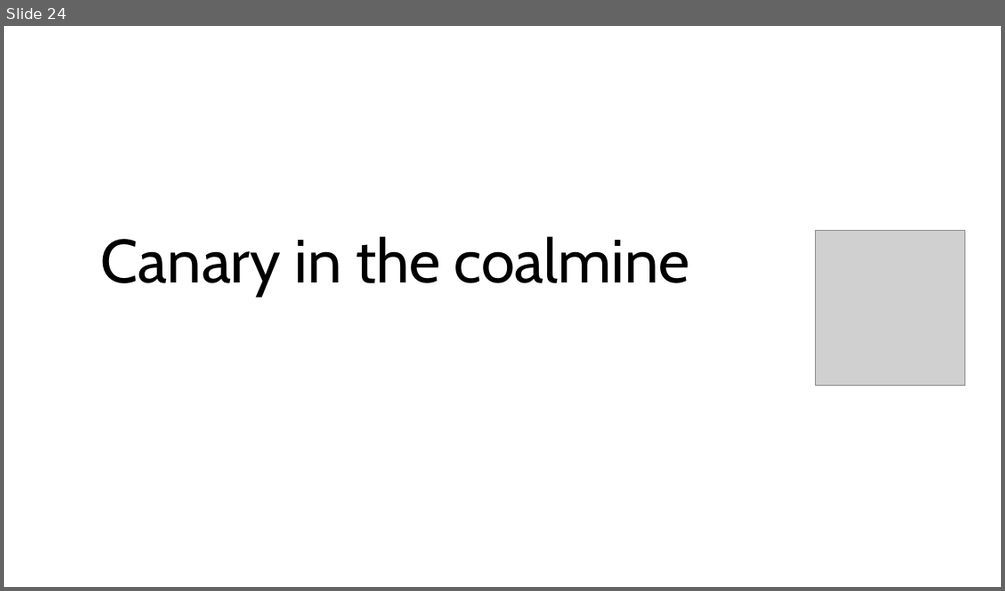
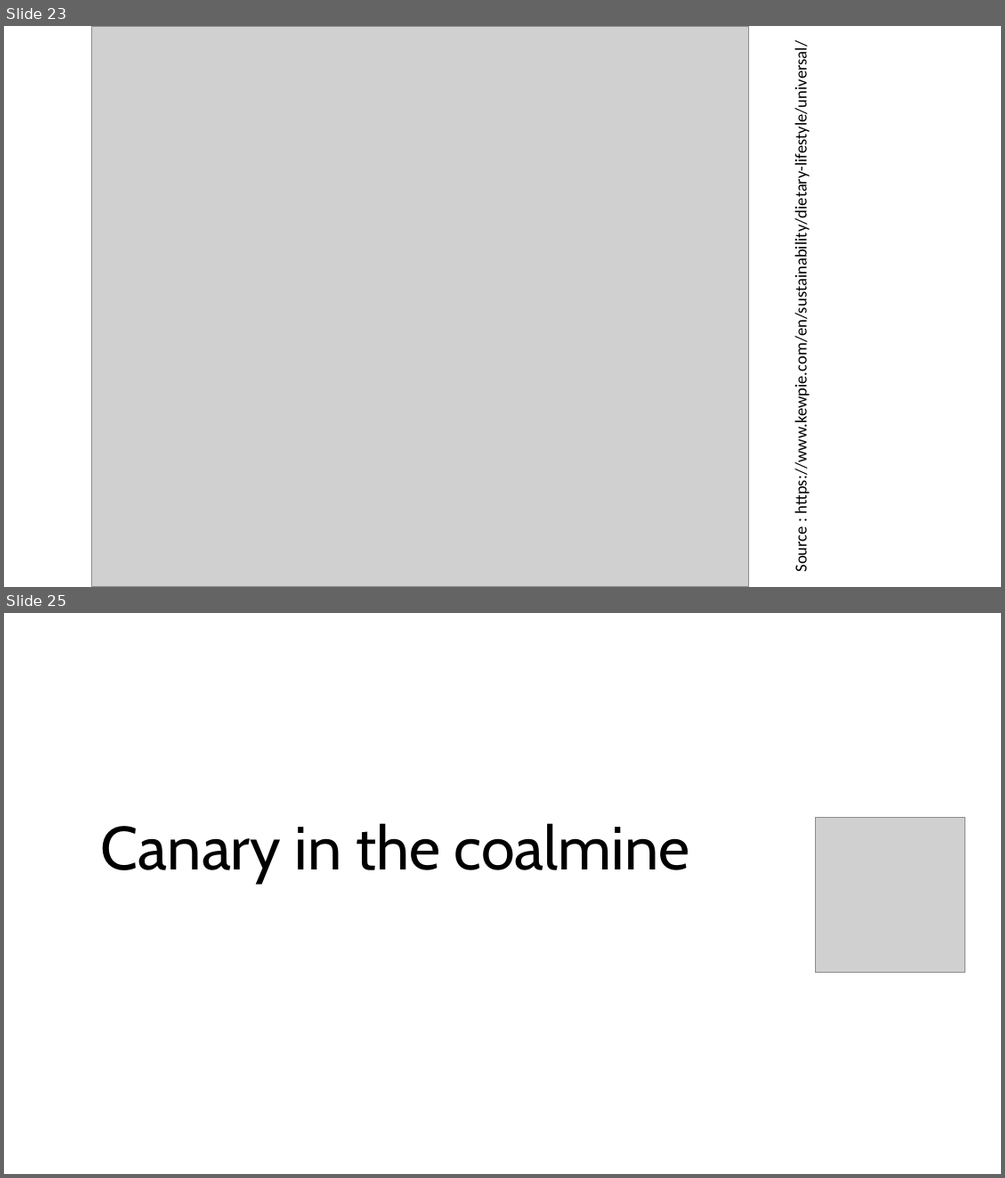
Before and after one commit to vaishnavitv/Assets-and-Publications, a slide deck: Speaking-Engagements/2024/Vancouver.dev/Presentation/ND-Product-Design.pptx. Shown one above the other, each under a label of ours: slide 24 before the commit, slides 23 and 25 after it; the slides between them are not shown. The pictures are 1005x591 and 1005x1178 pixels, drawn with LibreOffice and Linux fonts; fonts in the diff are those of the drawing; grey boxes stand for pictures. Boxes give left, top, right and bottom in pixels: in the first picture for what was removed or moved away, otherwise in the second. Text is boxed around its words. In the diff, an @@ line names an element or a change of style, - is before the commit and + after.

Commit message:
Add sources

```diff
--- a/Speaking-Engagements/2024/Vancouver.dev/Presentation/ND-Product-Design.pptx
+++ b/Speaking-Engagements/2024/Vancouver.dev/Presentation/ND-Product-Design.pptx
@@ slide 23 added at (4, 26, 1001, 587), background #FFFFFF @@
@@ picture added at (92, 26, 749, 586) @@
@@ text added at (791, 88, 811, 572), 12 pt, text #000000 @@
+Source : https://www.kewpie.com/en/sustainability/dietary-lifestyle/universal/
@@ what was slide 24 is now slide 25 @@
```
Also in this commit, not shown: 16 slides changed, 6 other slides added, 4 slides removed, 1 other file.
